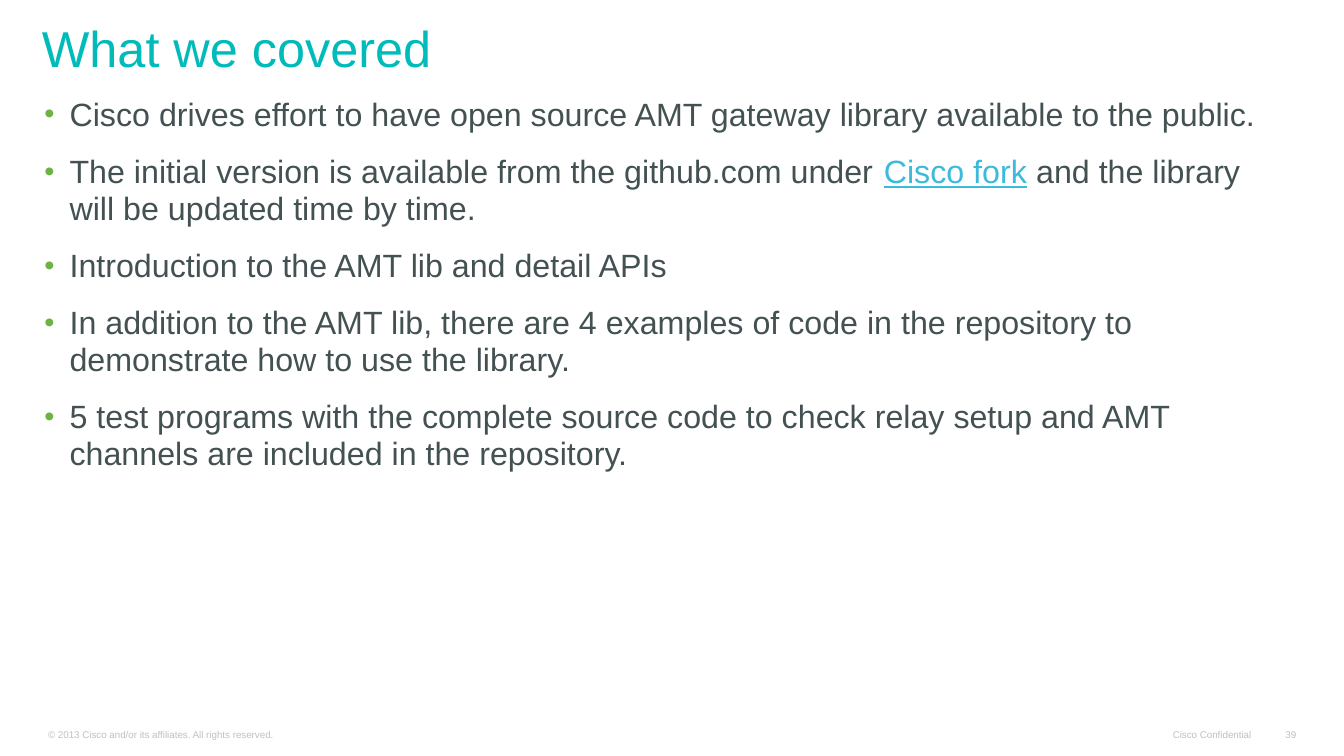
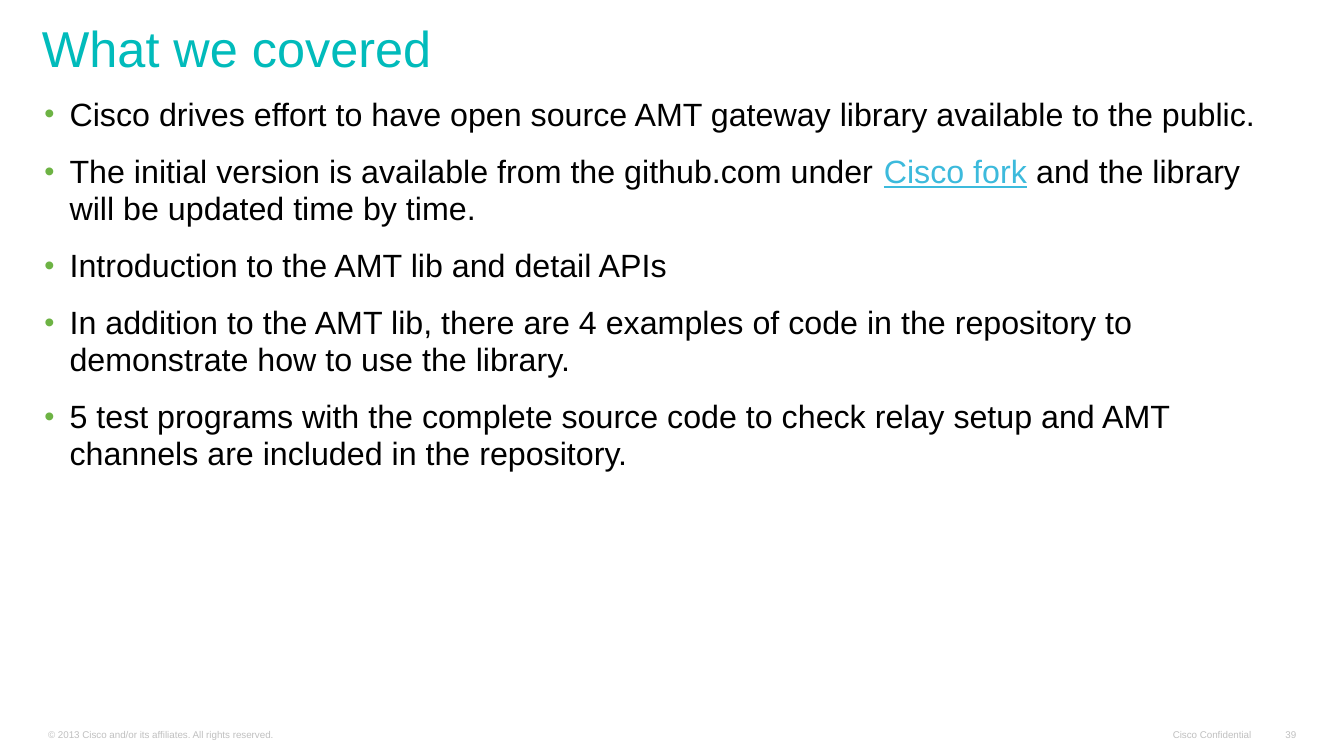
Before and after one commit to cisco/SSMAMTtools, a slide deck: slide 39 of docs/amt-gw-lib-v5.1.pptx. Drawn at 1344x756 pixels with LibreOffice and Linux fonts; fonts in the diff are those of the drawing; background and template pictures are left out. Boxes give left, top, right and bottom in pixels: in the first picture for what was removed or moved away, otherwise in the second. Text is boxed around its words. In the diff, an @@ line names an element or a change of style, - is before the commit and + after.

```diff
--- a/docs/amt-gw-lib-v5.1.pptx
+++ b/docs/amt-gw-lib-v5.1.pptx
@@ text "Cisco drives effort to have ..." at [70, 102, 1255, 471]: text colour #435153 to #000000 @@
```
Also in this commit, not shown: 10 other slides changed, 17 other files.
